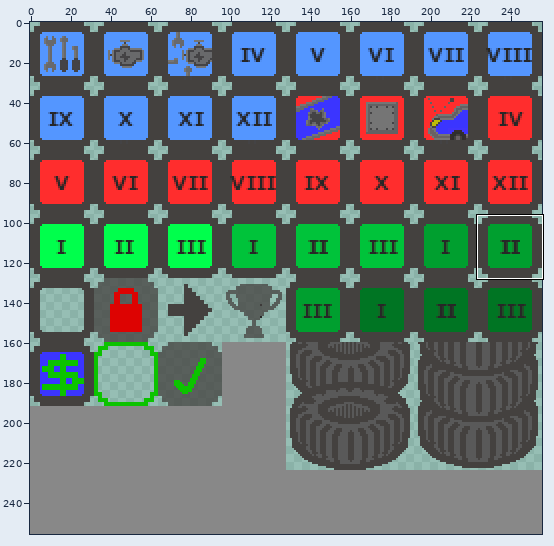
One commit to this sprite sheet: Assets/Images/upgradeElements.png. The first picture is a wide view before the edit; the outline marks the close-up.
Close-up. The starting point:
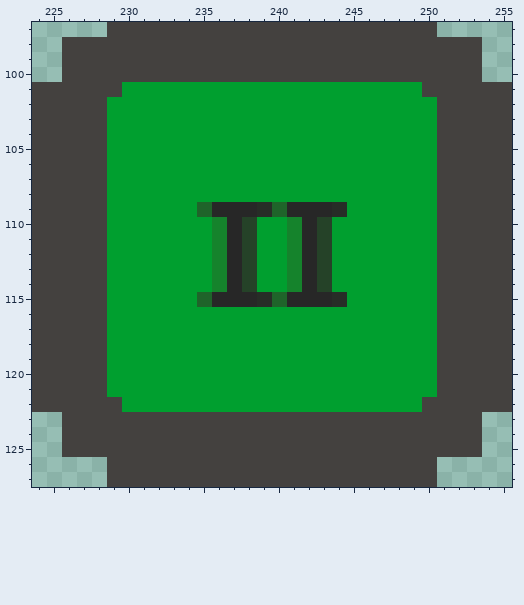
The file is 256x256 pixels. Colours within 5 levels of each other are drawn and written as one. Shown: x 224..255, y 97..127. The commit also changed other parts of the picture, which this record leaves out.
After the commit:
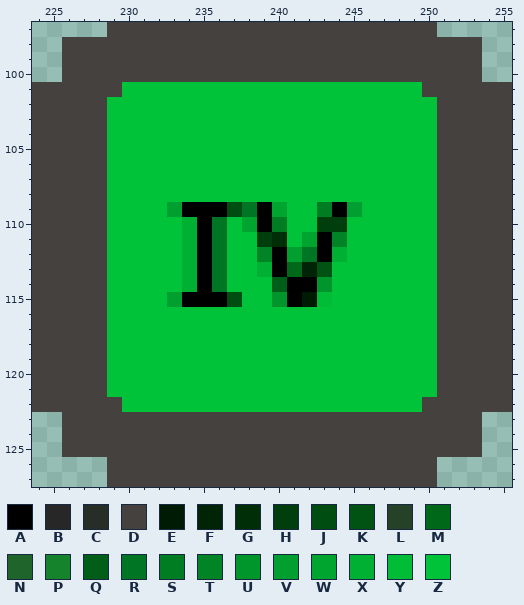
Palette (. is transparent): A #000000  B #272727  C #272d27  D #44413f  E #001b03  F #002405  G #002e07  H #003e0d  J #004d11  K #005312  L #254228  M #006819  N #1f642a  P #15832c  Q #005e18  R #007523  S #007d23  T #008425  U #00962b  V #009f2f  W #00a530  X #00b033  Y #00bc37  Z #00c33a
The exact change:
{"y":101,"x":230,"old":"VVVVVVVVVVVVVVVVVVVV","new":"ZZZZZZZZZZZZZZZZZZZZ"}
{"y":102,"x":229,"old":"VVVVVVVVVVVVVVVVVVVVVV","new":"ZZZZZZZZZZZZZZZZZZZZZZ"}
{"y":103,"x":229,"old":"VVVVVVVVVVVVVVVVVVVVVV","new":"ZZZZZZZZZZZZZZZZZZZZZZ"}
{"y":104,"x":229,"old":"VVVVVVVVVVVVVVVVVVVVVV","new":"ZZZZZZZZZZZZZZZZZZZZZZ"}
{"y":105,"x":229,"old":"VVVVVVVVVVVVVVVVVVVVVV","new":"ZZZZZZZZZZZZZZZZZZZZZZ"}
{"y":106,"x":229,"old":"VVVVVVVVVVVVVVVVVVVVVV","new":"ZZZZZZZZZZZZZZZZZZZZZZ"}
{"y":107,"x":229,"old":"VVVVVVVVVVVVVVVVVVVVVV","new":"ZZZZZZZZZZZZZZZZZZZZZZ"}
{"y":108,"x":229,"old":"VVVVVVVVVVVVVVVVVVVVVV","new":"ZZZZZZZZZZZZZZZZZZZZZZ"}
{"y":109,"x":229,"old":"VVVV","new":"ZZZZ"}
{"y":109,"x":234,"old":"VNBBBCNBBBC","new":"AAAJRAWZZSA"}
{"y":109,"x":246,"old":"VVVVV","new":"ZZZZZ"}
{"y":110,"x":229,"old":"VVVVVVVPBLVVPBLVVVVVVV","new":"ZZZZZXARZWASZZHHZZZZZZ"}
{"y":111,"x":229,"old":"VVVVVVVPBLVVPBLVVVVVVV","new":"ZZZZZXARZZHGZWATZZZZZZ"}
{"y":112,"x":229,"old":"VVVVVVVPBLVVPBLVVVVVVV","new":"ZZZZZXARZZTAVRAXZZZZZZ"}
{"y":113,"x":229,"old":"VVVVVVVPBLVVPBLVVVVVVV","new":"ZZZZZXARZZXAMFKZZZZZZZ"}
{"y":114,"x":229,"old":"VVVVVVVPBLVVPBLVVVVVVV","new":"ZZZZZXARZZZQAAUZZZZZZZ"}
{"y":115,"x":229,"old":"VVVV","new":"ZZZZ"}
{"y":115,"x":234,"old":"VNBBBCNBBBCVVVVVV","new":"AAAJZZUAEYZZZZZZZ"}
{"y":116,"x":229,"old":"VVVVVVVVVVVVVVVVVVVVVV","new":"ZZZZZZZZZZZZZZZZZZZZZZ"}
{"y":117,"x":229,"old":"VVVVVVVVVVVVVVVVVVVVVV","new":"ZZZZZZZZZZZZZZZZZZZZZZ"}
{"y":118,"x":229,"old":"VVVVVVVVVVVVVVVVVVVVVV","new":"ZZZZZZZZZZZZZZZZZZZZZZ"}
{"y":119,"x":229,"old":"VVVVVVVVVVVVVVVVVVVVVV","new":"ZZZZZZZZZZZZZZZZZZZZZZ"}
{"y":120,"x":229,"old":"VVVVVVVVVVVVVVVVVVVVVV","new":"ZZZZZZZZZZZZZZZZZZZZZZ"}
{"y":121,"x":229,"old":"VVVVVVVVVVVVVVVVVVVVVV","new":"ZZZZZZZZZZZZZZZZZZZZZZ"}
{"y":122,"x":230,"old":"VVVVVVVVVVVVVVVVVVVV","new":"ZZZZZZZZZZZZZZZZZZZZ"}
{"label":"changed","picture_box":[107,82,437,412]}
